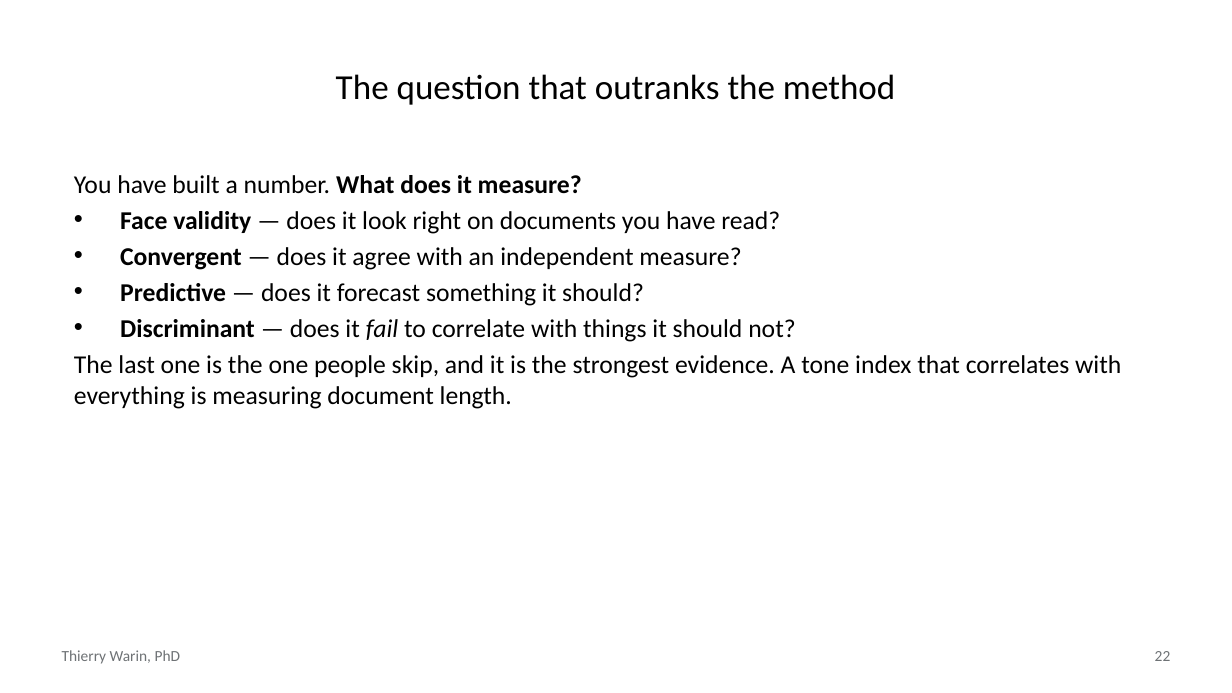
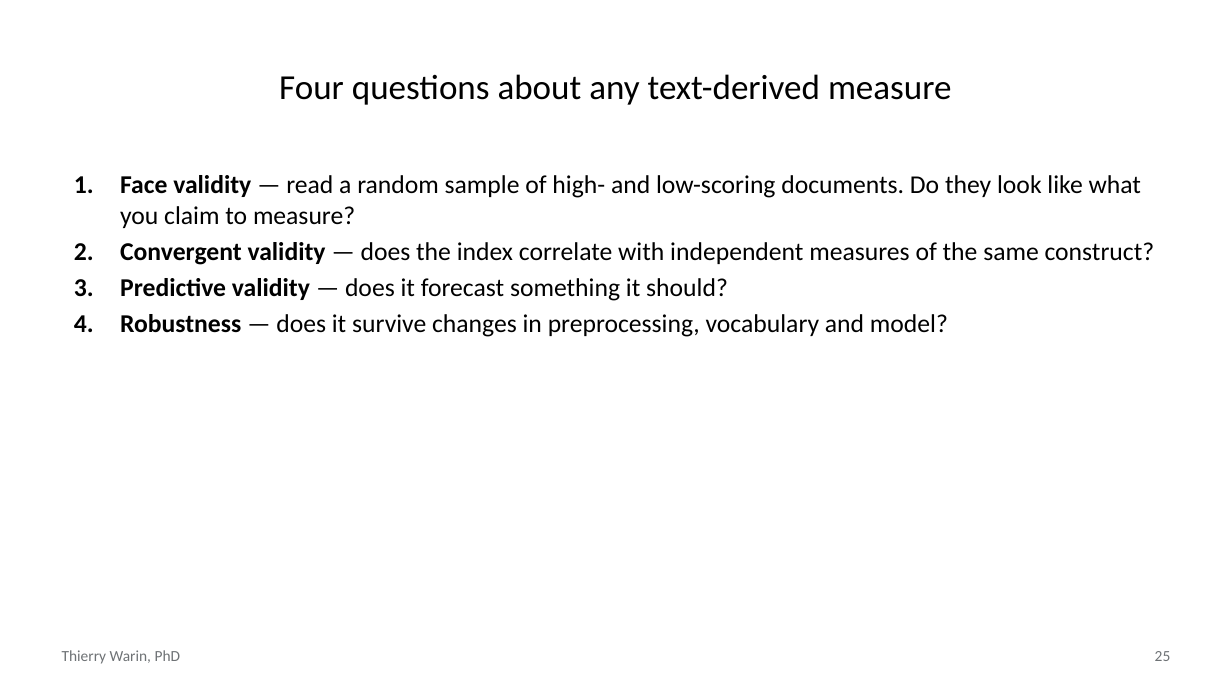
Before and after one commit to warint/quantitative-methods, a slide deck: slide 25 of 09-clustering-and-text-as-data/slides.pptx (slide 22 before the commit). Drawn at 1232x693 pixels with LibreOffice and Linux fonts; fonts in the diff are those of the drawing. Boxes give left, top, right and bottom in pixels: in the first picture for what was removed or moved away, otherwise in the second. Text is boxed around its words. In the diff, an @@ line names an element or a change of style, - is before the commit and + after.

```diff
--- a/09-clustering-and-text-as-data/slides.pptx
+++ b/09-clustering-and-text-as-data/slides.pptx
@@ title at (x1=279, y1=74, x2=952, y2=105): text changed @@
-The question that outranks the method
+Four questions about any text-derived measure
@@ text at (x1=120, y1=175, x2=1155, y2=337): text changed @@
-You have built a number. What does it measure?
-• Face validity — does it look right on documents you have read?
-• Convergent — does it agree with an independent measure?
-• Predictive — does it forecast something it should?
-• Discriminant — does it fail to correlate with things it should not?
-The last one is the one people skip, and it is the strongest evidence. A tone index that correlates with everything is measuring document length.
+1. Face validity — read a random sample of high- and low-scoring documents. Do they look like what you claim to measure?
+2. Convergent validity — does the index correlate with independent measures of the same construct?
+3. Predictive validity — does it forecast something it should?
+4. Robustness — does it survive changes in preprocessing, vocabulary and model?
@@ page number at (x1=1155, y1=651, x2=1171, y2=661): text changed @@
-22
+25
```
Also in this commit, not shown: 7 other slides changed, 20 slides added, 21 slides removed, 3 other files.
